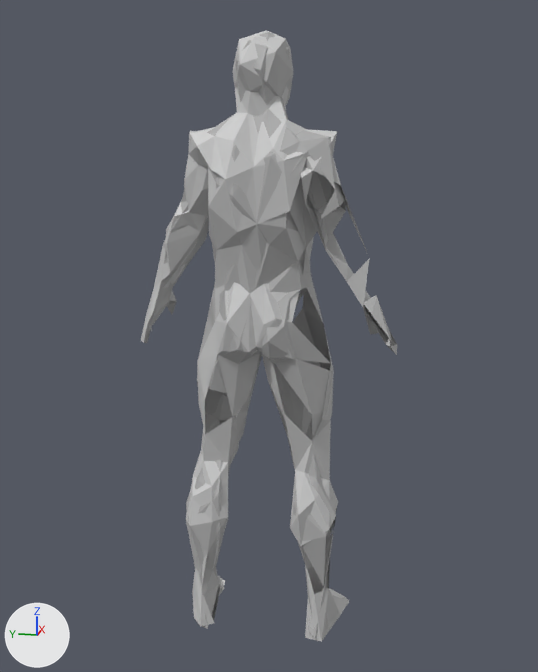
What one commit did to the glTF model assets/models/personaje/base/cuerpo_comun.glb.
Camera for both pictures: a 50 mm lens placed at (-2.079, -0.406, 1.392), pointed at (-0.06, -0.002, 0.888). Every picture has the same lights, and +X, +Y and +Z are marked at lower left. The first picture is the older version. Vertices at exactly the same position are counted once.

The first picture shows 'cuerpo'.
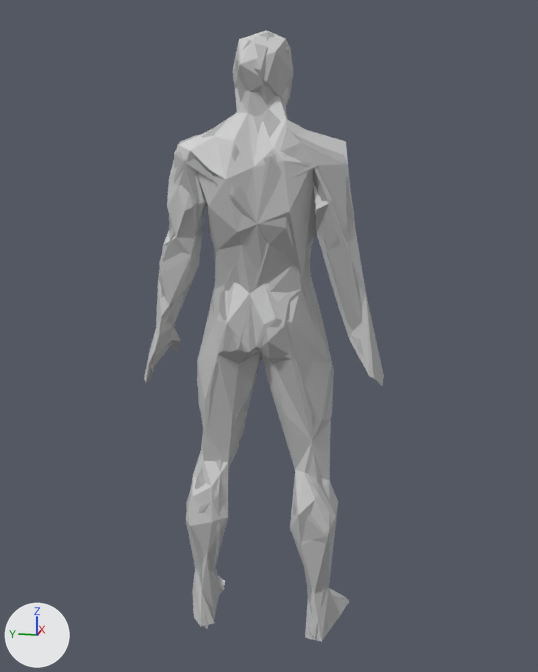
Boxes [x1, y1, x2, y2] around the edits, measured in the pictures (538 x 672 px; the box of a moved part takes in the faces that stretch with it):
'cuerpo', reshaped (6% narrower): before [141, 30, 397, 642]; after [144, 30, 384, 642]
part 1 of me_personaje_base_cuerpo_comun, moved or reshaped: before [141, 119, 397, 355]; after [144, 119, 384, 621]

The change, as a list of edits to the scene's bpy script:
```text
Change me_personaje_base_cuerpo_comun:
    used by ob_cuerpo; location = (0.0, 0.0, 0.0)
    remove me_personaje_base_cuerpo_comun.from_pydata(...)  # 591 vertices, 1080 faces; spans x -0.23..0.09, y -0.36..0.4, z 0.0..1.7
    add me_personaje_base_cuerpo_comun.from_pydata(...)  # 591 vertices, 1172 faces; spans x -0.23..0.09, y -0.33..0.37, z 0.0..1.7
    me_personaje_base_cuerpo_comun part 1
    35 vertices are removed from x -0.23..-0.08, y -0.36..0.2, z 0.88..1.43
    72 faces are deleted
    8 vertices in x -0.05..0.05, y 0.3..0.4, z 0.84..0.98 move by (-0.09, -0.04, -0.1)
    8 vertices in x -0.08..-0.01, y 0.32..0.4, z 0.84..1.02 move by (-0.08, -0.03, -0.1)
    6 vertices in x -0.06..0.02, y 0.29..0.37, z 0.91..1.02 move by (-0.09, -0.03, -0.1)
    6 vertices in x -0.04..0.01, y 0.37..0.4, z 0.84..0.93 move by (-0.08, -0.04, -0.1)
    5 vertices in x -0.08..-0.01, y 0.28..0.38, z 0.86..1.01 move by (-0.08, -0.03, -0.09)
    4 vertices in x -0.05..0.02, y 0.29..0.39, z 0.86..0.97 move by (-0.09, -0.04, -0.09)
    93 vertices move from x -0.22..0.01, y -0.21..0.39, z 0.84..1.45 to x -0.21..-0.06, y -0.24..0.35, z 0.75..1.44
    35 vertices are added at x -0.19..-0.06, y -0.33..0.24, z 0.78..1.41
    164 new faces join them
```
